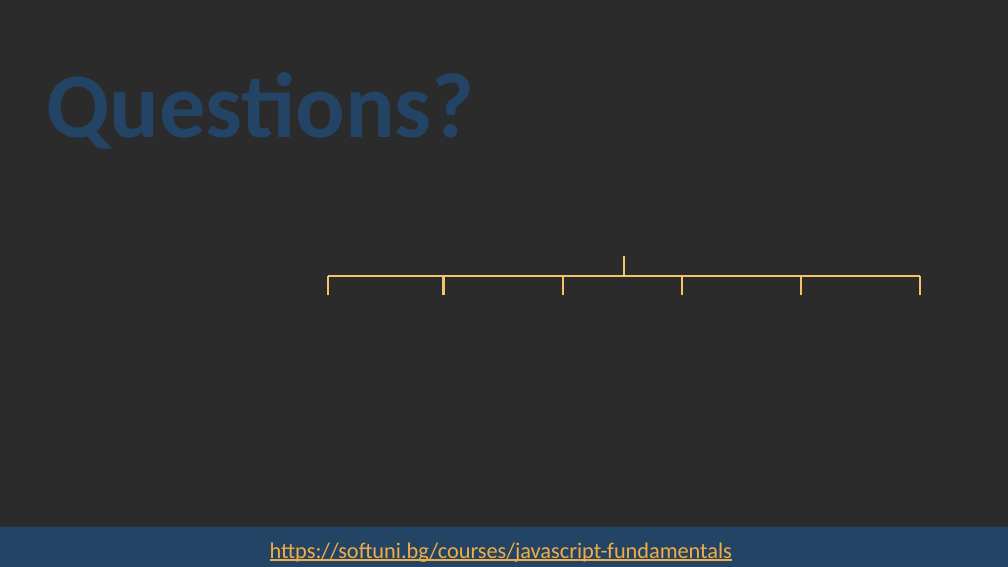
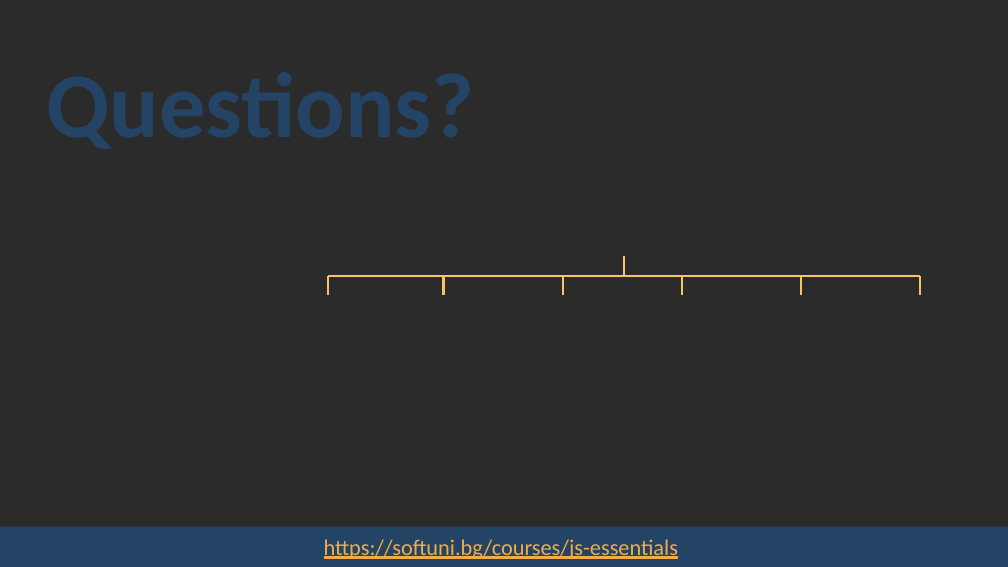
Before and after one commit to pirocorp/JS-Essentials, a slide deck: slide 62 of 01. JAVASCRIPT SYNTAX AND OPERATORS/01. JS-Fundamentals-JavaScript-Syntax-and-Operators.pptx (slide 38 before the commit). Drawn at 1008x567 pixels with LibreOffice and Linux fonts; fonts in the diff are those of the drawing; background and template pictures are left out; a plain dark background stands for a picture behind light text. Boxes give left, top, right and bottom in pixels: in the first picture for what was removed or moved away, otherwise in the second. Text is boxed around its words. In the diff, an @@ line names an element or a change of style, - is before the commit and + after.

```diff
--- a/01. JAVASCRIPT SYNTAX AND OPERATORS/01. JS-Fundamentals-JavaScript-Syntax-and-Operators.pptx
+++ b/01. JAVASCRIPT SYNTAX AND OPERATORS/01. JS-Fundamentals-JavaScript-Syntax-and-Operators.pptx
@@ text at [324,539,678,559]: text changed @@
-https://softuni.bg/courses/javascript-fundamentals
+https://softuni.bg/courses/js-essentials
```
Also in this commit, not shown: 26 other slides changed, 35 slides added, 13 slides removed.
